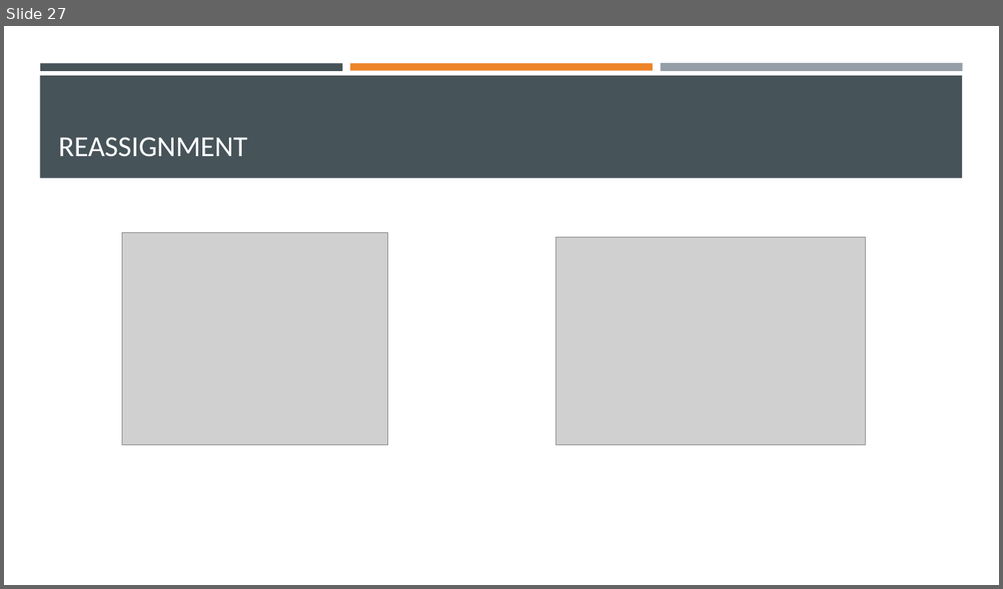
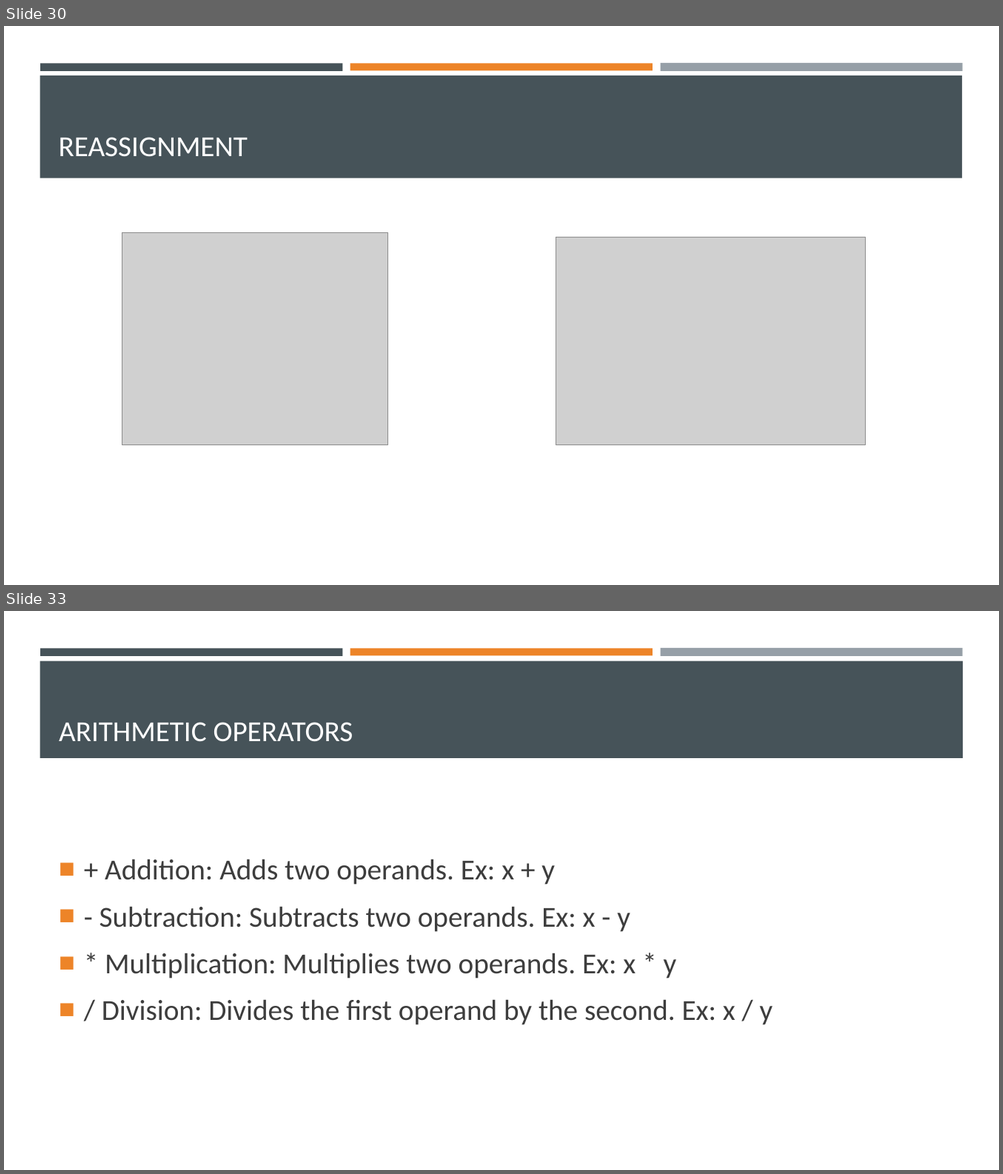
Before and after one commit to Ghost0396/iot, a slide deck: python/Python 3.pptx. Shown one above the other, each under a label of ours: slide 27 before the commit, slides 30 and 33 after it; the slides between them are not shown. The pictures are 1003x589 and 1003x1174 pixels, drawn with LibreOffice and Linux fonts; fonts in the diff are those of the drawing; grey boxes stand for pictures. Boxes give left, top, right and bottom in pixels: in the first picture for what was removed or moved away, otherwise in the second. Text is boxed around its words. In the diff, an @@ line names an element or a change of style, - is before the commit and + after.

```diff
--- a/python/Python 3.pptx
+++ b/python/Python 3.pptx
@@ slide 33 added at bbox=[4, 611, 999, 1170], background #FFFFFF; not listed: 3 template elements that a slide beside it also shows @@
@@ rectangle added at bbox=[40, 661, 963, 758], fill #465359 @@
@@ title added at bbox=[59, 722, 353, 742], 28 pt, text #FFFFFF @@
+ARITHMETIC OPERATORS
@@ text added at bbox=[99, 859, 773, 1025], 28 pt, text #3D3D3D @@
+■ + Addition: Adds two operands. Ex: x + y
+■ - Subtraction: Subtracts two operands. Ex: x - y
+■ * Multiplication: Multiplies two operands. Ex: x * y
+■ / Division: Divides the first operand by the second. Ex: x / y
@@ what was slide 27 is now slide 30 @@
```
Also in this commit, not shown: 1 slide changed, 10 other slides added, 4 other files.
